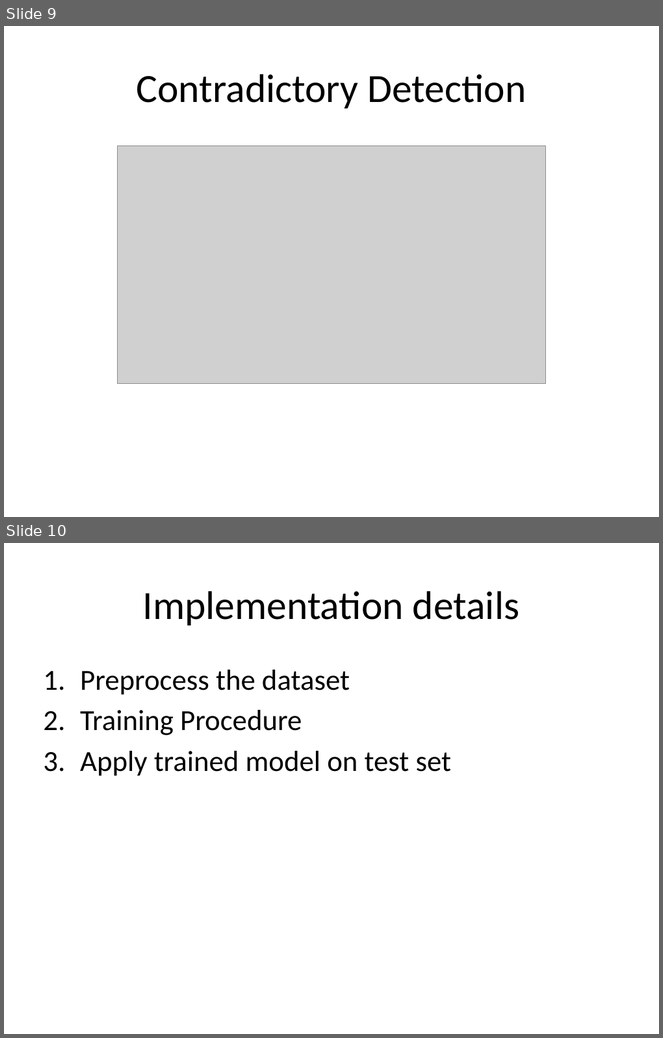
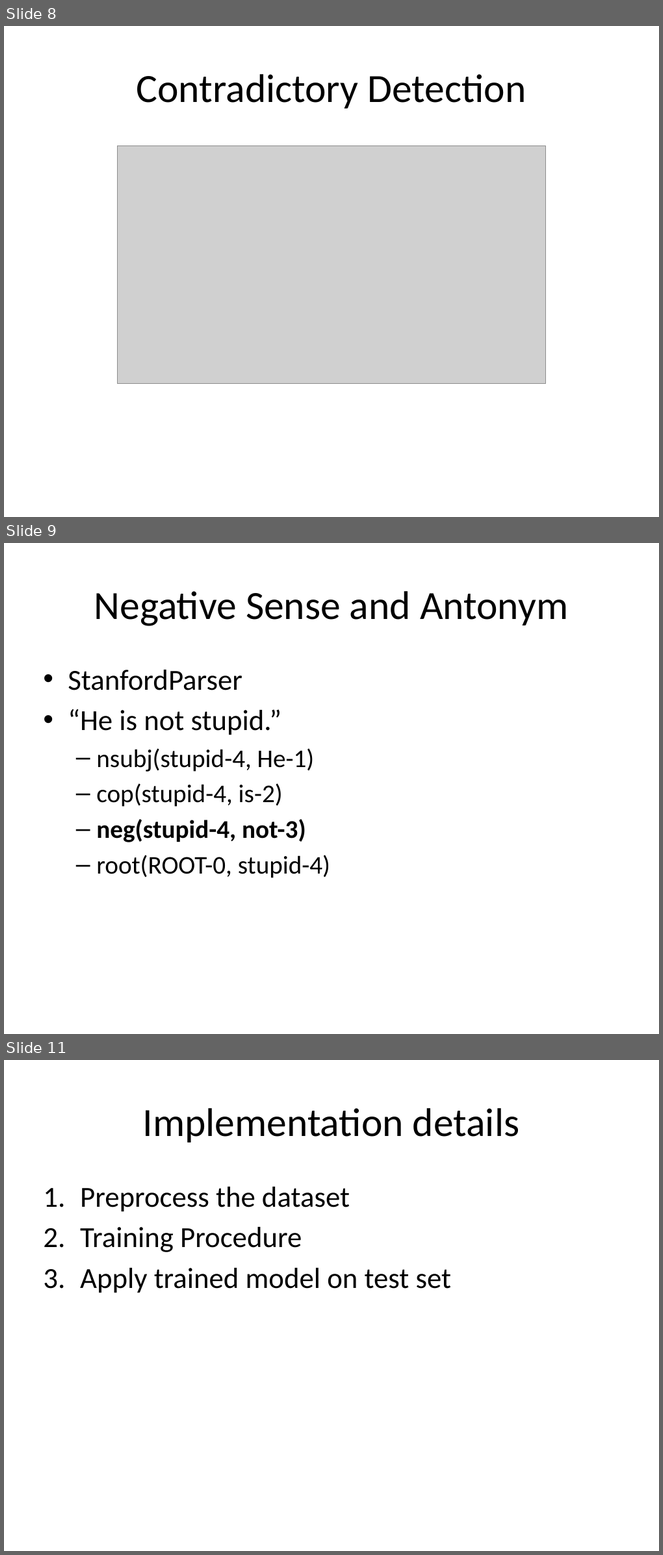
Before and after one commit to dx88968/SRA, a slide deck: Report/NLP.pptx. Shown one above the other, each under a label of ours: slides 9 and 10 before the commit, slides 8, 9 and 11 after it; the slides between them are not shown. The pictures are 663x1038 and 663x1555 pixels, drawn with LibreOffice and Linux fonts; fonts in the diff are those of the drawing; grey boxes stand for pictures. Boxes give left, top, right and bottom in pixels: in the first picture for what was removed or moved away, otherwise in the second. Text is boxed around its words. In the diff, an @@ line names an element or a change of style, - is before the commit and + after.

```diff
--- a/Report/NLP.pptx
+++ b/Report/NLP.pptx
@@ slide 9 added at (x1=4, y1=543, x2=659, y2=1034), background #FFFFFF @@
@@ title added at (x1=94, y1=591, x2=568, y2=626), 44 pt, text #000000 @@
+Negative Sense and Antonym
@@ text added at (x1=68, y1=670, x2=330, y2=878), 28 pt, text #000000 @@
+• StanfordParser
+• “He is not stupid.”
+  – nsubj(stupid-4, He-1)
+  – cop(stupid-4, is-2)
+  – neg(stupid-4, not-3)
+  – root(ROOT-0, stupid-4)
@@ what was slide 9 is now slide 8 @@
@@ what was slide 10 is now slide 11 @@
```
Also in this commit, not shown: 3 slides changed, 1 other slide added.
